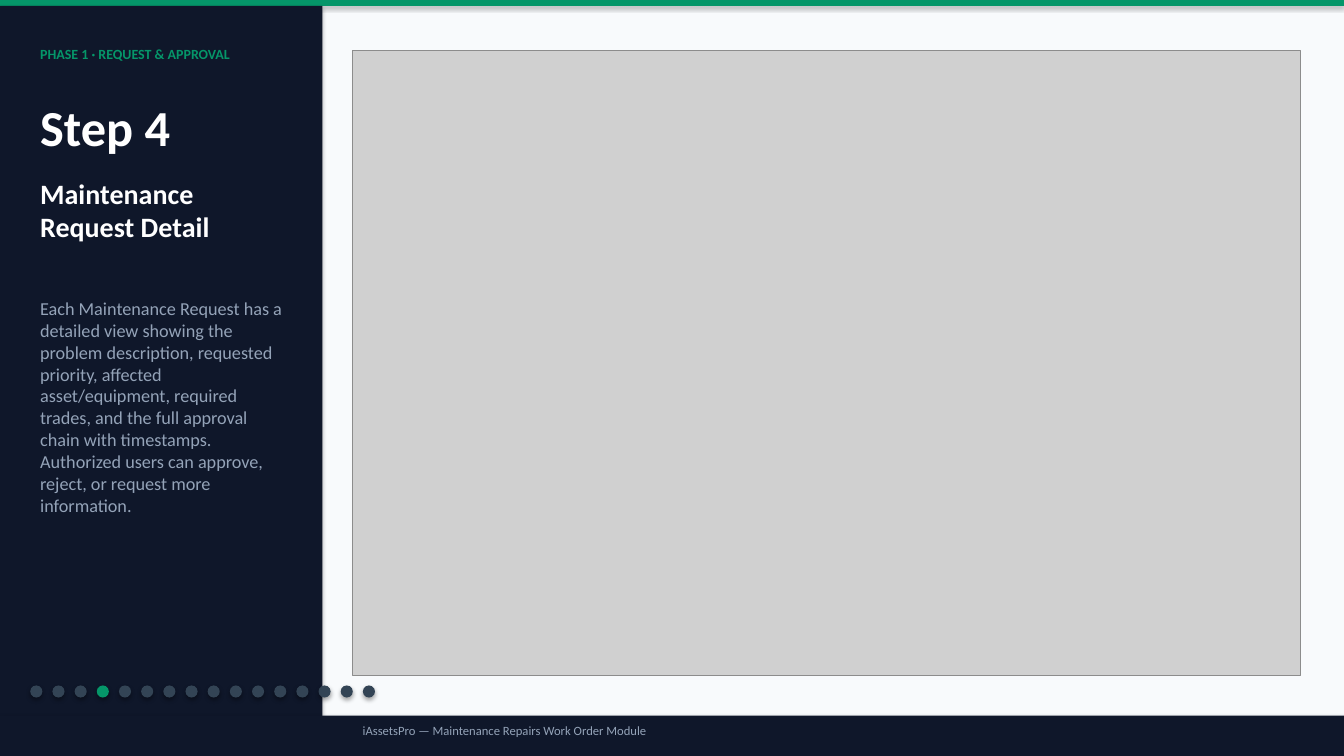
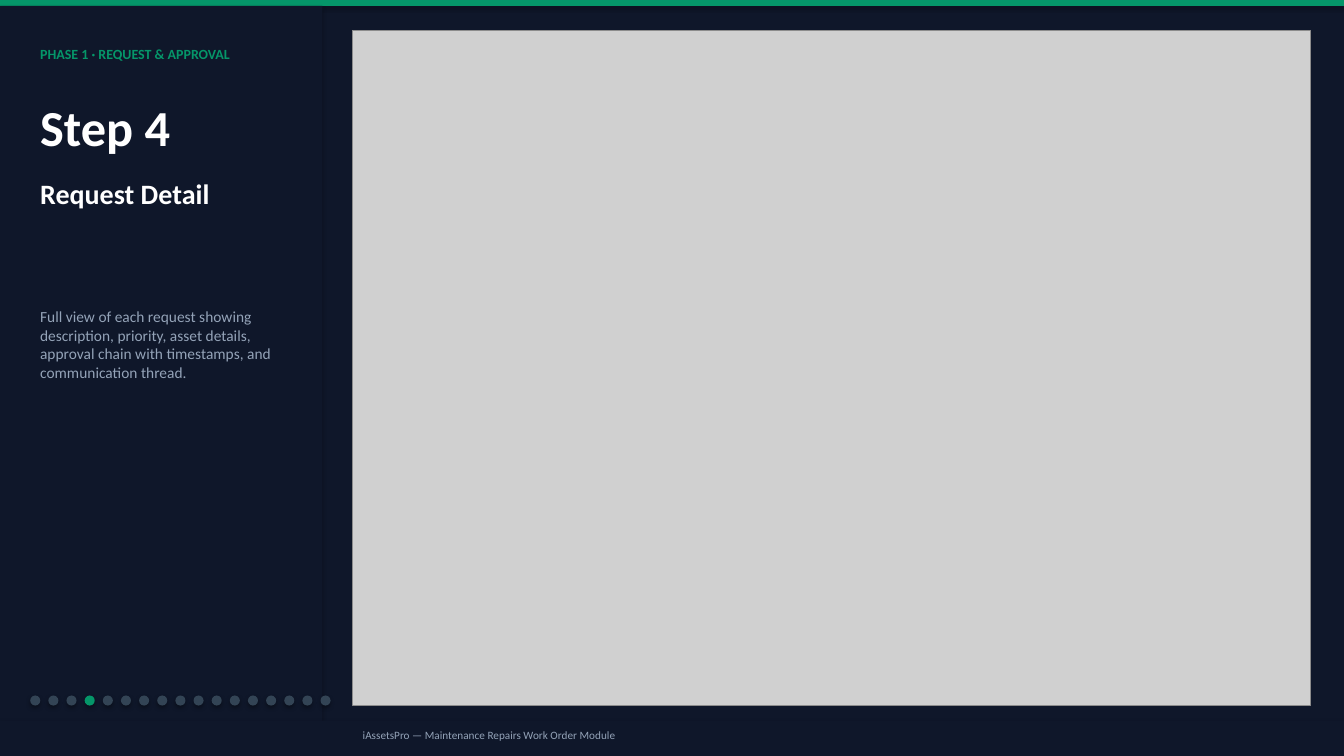
Before and after one commit to christianagbotah/eam-system, a slide deck: slide 6 of public/WO-Workflow-Presentation.pptx. Drawn at 1344x756 pixels with LibreOffice and Linux fonts; fonts in the diff are those of the drawing; grey boxes stand for pictures. Boxes give left, top, right and bottom in pixels: in the first picture for what was removed or moved away, otherwise in the second. Text is boxed around its words. In the diff, an @@ line names an element or a change of style, - is before the commit and + after.

```diff
--- a/public/WO-Workflow-Presentation.pptx
+++ b/public/WO-Workflow-Presentation.pptx
@@ background #F8FAFC to #0F172A @@
@@ picture: place and size @@
-picture at (353,50,1301,676)
+picture at (353,30,1311,706)
@@ text at (40,184,210,209): text changed @@
-Maintenance Request Detail
+Request Detail
@@ text at (40,311,271,378): text changed; size 13 to 11 pt @@
-Each Maintenance Request has a detailed view showing the problem description, requested priority, affected asset/equipment, required trades, and the full approval chain with timestamps. Authorized users can approve, reject, or request more information.
+Full view of each request showing description, priority, asset details, approval chain with timestamps, and communication thread.
@@ ellipse: place and size @@
-ellipse at (30,686,42,698)
+ellipse at (30,696,40,706)
@@ ellipse: place and size @@
-ellipse at (52,686,65,698)
+ellipse at (48,696,58,706)
@@ ellipse: place and size @@
-ellipse at (75,686,87,698)
+ellipse at (67,696,77,706)
@@ ellipse: place and size @@
-ellipse at (97,686,109,698)
+ellipse at (85,696,95,706)
@@ ellipse: place and size @@
-ellipse at (119,686,131,698)
+ellipse at (103,696,113,706)
@@ ellipse: place and size @@
-ellipse at (141,686,153,698)
+ellipse at (121,696,131,706)
@@ ellipse: place and size @@
-ellipse at (163,686,175,698)
+ellipse at (139,696,149,706)
@@ ellipse: place and size @@
-ellipse at (186,686,198,698)
+ellipse at (157,696,167,706)
@@ ellipse: place and size @@
-ellipse at (208,686,220,698)
+ellipse at (175,696,186,706)
@@ ellipse: place and size @@
-ellipse at (230,686,242,698)
+ellipse at (194,696,204,706)
@@ ellipse: place and size @@
-ellipse at (252,686,264,698)
+ellipse at (212,696,222,706)
@@ ellipse: place and size @@
-ellipse at (274,686,286,698)
+ellipse at (230,696,240,706)
@@ ellipse: place and size @@
-ellipse at (296,686,309,698)
+ellipse at (248,696,258,706)
@@ ellipse: place and size @@
-ellipse at (319,686,331,698)
+ellipse at (266,696,276,706)
@@ ellipse: place and size @@
-ellipse at (341,686,353,698)
+ellipse at (284,696,294,706)
@@ ellipse: place and size @@
-ellipse at (363,686,375,698)
+ellipse at (302,696,313,706)
@@ ellipse added at (321,696,331,706), fill #334455 @@
@@ rectangle: place and size @@
-rectangle at (0,716,1344,756)
+rectangle at (0,721,1344,756)
@@ text "iAssetsPro — Maintenance Repairs Work ..." at (363,731,615,741): size 9 to 8 pt @@
```
Also in this commit, not shown: 15 other slides changed, 5 slides added, 2 slides removed, 1 other file.
